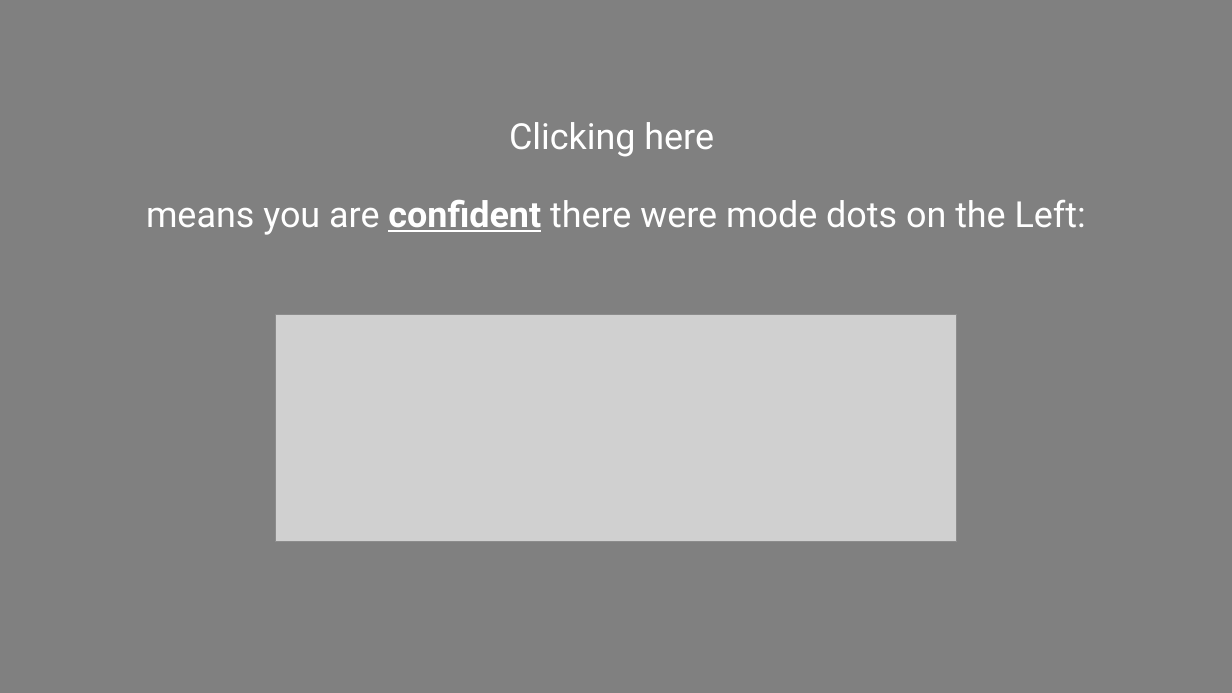
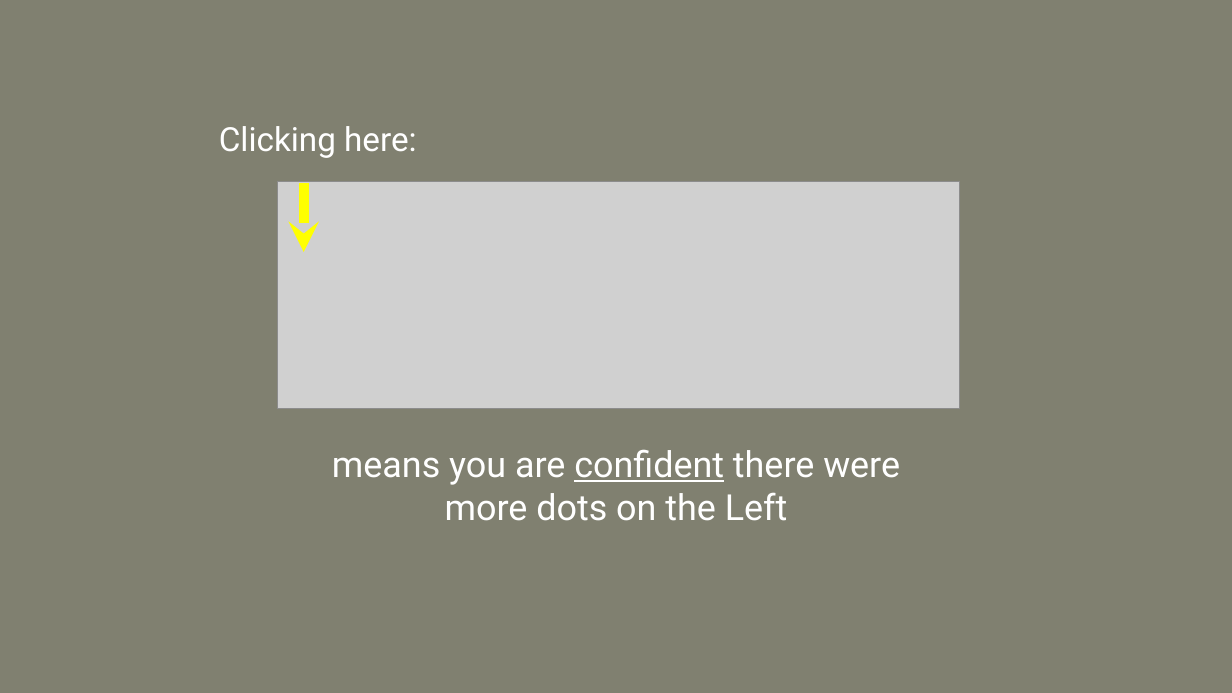
Before and after one commit to Davidson-MJ/js_ArtificialDotsAdvice, a slide deck: slide 4 of instruction-images/pracInstructions.pptx. Drawn at 1232x693 pixels with LibreOffice and Linux fonts; fonts in the diff are those of the drawing; grey boxes stand for pictures. Boxes give left, top, right and bottom in pixels: in the first picture for what was removed or moved away, otherwise in the second. Text is boxed around its words. In the diff, an @@ line names an element or a change of style, - is before the commit and + after.

```diff
--- a/instruction-images/pracInstructions.pptx
+++ b/instruction-images/pracInstructions.pptx
@@ background #808080 to #808070 @@
@@ text added at (219, 126, 417, 158), 25.9 pt, text #FFFFFF @@
+Clicking here:
@@ picture: place and size @@
-picture at (275, 314, 958, 542)
+picture at (278, 181, 960, 409)
@@ picture added at (279, 195, 953, 409) @@
@@ arrow added from (304, 184) to (304, 252), #FFFF00 8 pt @@
@@ text at (332, 449, 900, 521): text changed @@
-Clicking here
-means you are confident there were mode dots on the Left:
+means you are confident there were more dots on the Left
```
Also in this commit, not shown: 4 other slides changed, 31 other files.
